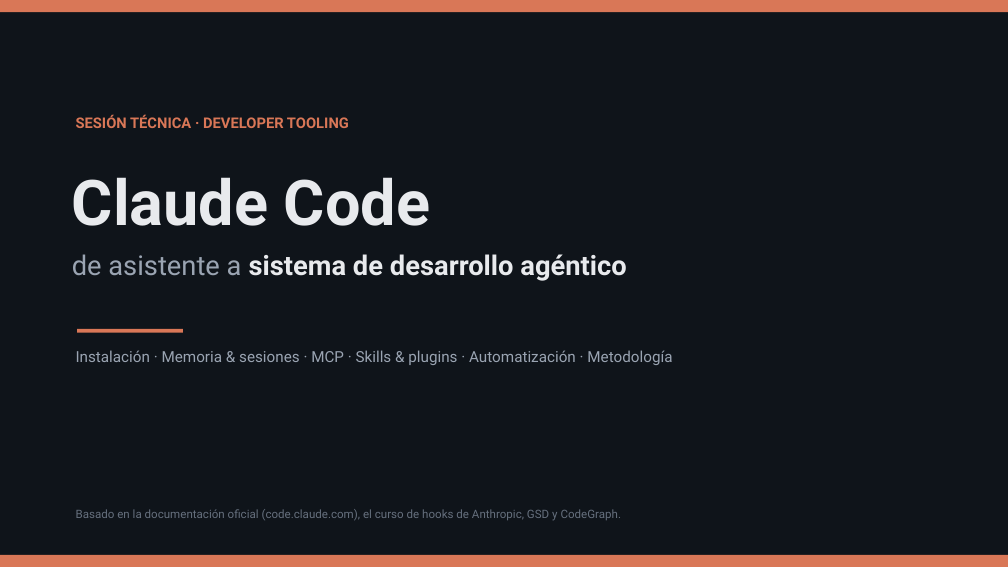
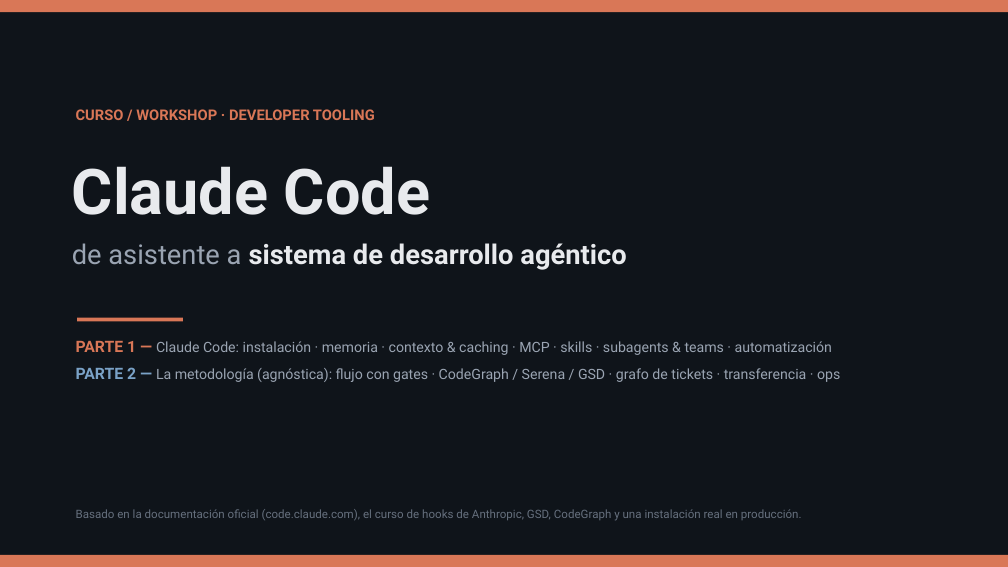
Before and after one commit to olonok69/claude_code_ml_engineer, a slide deck: slide 1 of presentacion/Claude_Code_Presentacion.pptx. Drawn at 1008x567 pixels with LibreOffice and Linux fonts; fonts in the diff are those of the drawing. Boxes give left, top, right and bottom in pixels: in the first picture for what was removed or moved away, otherwise in the second. Text is boxed around its words. In the diff, an @@ line names an element or a change of style, - is before the commit and + after.

Commit message:
revision presentacion

```diff
--- a/presentacion/Claude_Code_Presentacion.pptx
+++ b/presentacion/Claude_Code_Presentacion.pptx
@@ text at [76,109,375,120]: text changed @@
-SESIÓN TÉCNICA · DEVELOPER TOOLING
+CURSO / WORKSHOP · DEVELOPER TOOLING
@@ text "Claude Code": place and size @@
-text "Claude Code" at [72,177,626,281]
+text "Claude Code" at [72,166,626,270]
@@ rectangle: place and size @@
-rectangle at [77,329,183,333]
+rectangle at [77,318,183,321]
@@ text at [76,341,840,382]: text changed; size 14.5 to 13.5 pt @@
-Instalación · Memoria & sesiones · MCP · Skills & plugins · Automatización · Metodología
+PARTE 1 — Claude Code: instalación · memoria · contexto & caching · MCP · skills · subagents & teams · automatización
+PARTE 2 — La metodología (agnóstica): flujo con gates · CodeGraph / Serena / GSD · grafo de tickets · transferencia · ops
@@ text at [76,509,802,521]: text changed @@
-Basado en la documentación oficial (code.claude.com), el curso de hooks de Anthropic, GSD y CodeGraph.
+Basado en la documentación oficial (code.claude.com), el curso de hooks de Anthropic, GSD, CodeGraph y una instalación real en producción.
```
Also in this commit, not shown: 17 other slides changed, 15 slides added, 2 slides removed, 15 other files.
